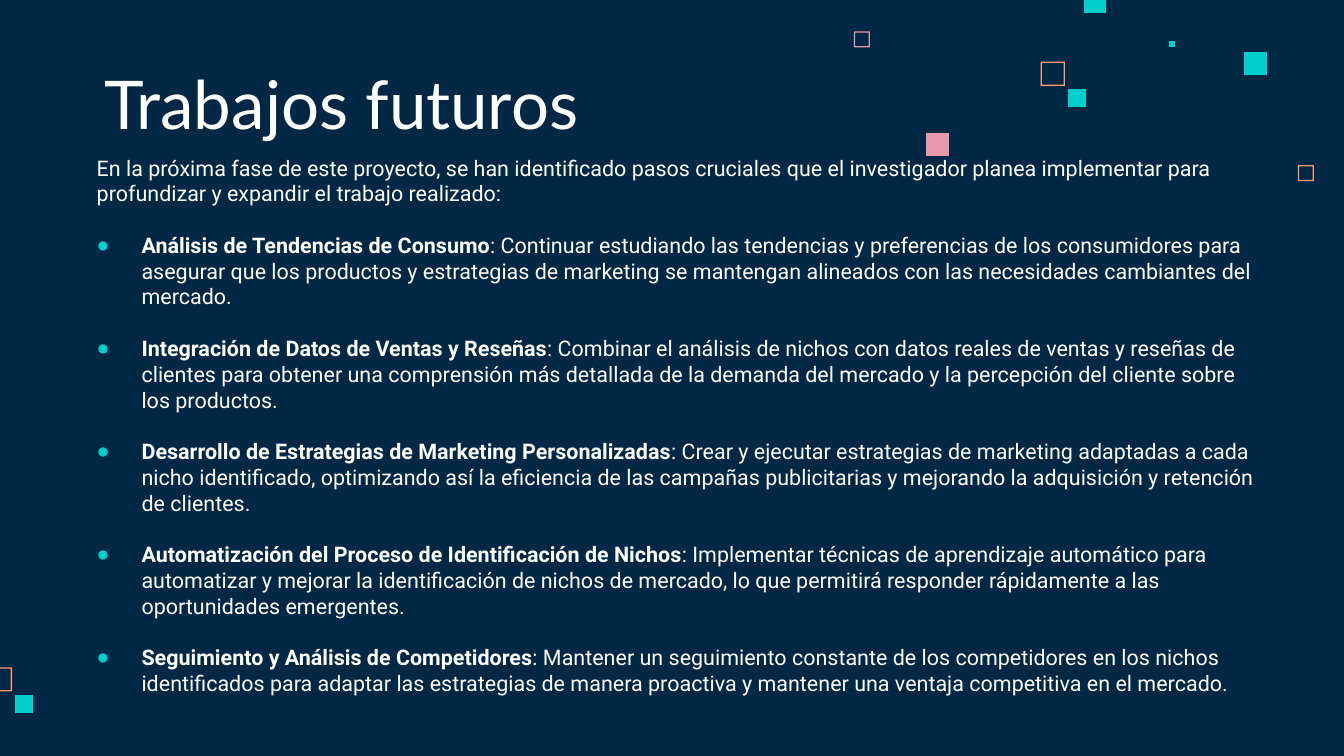
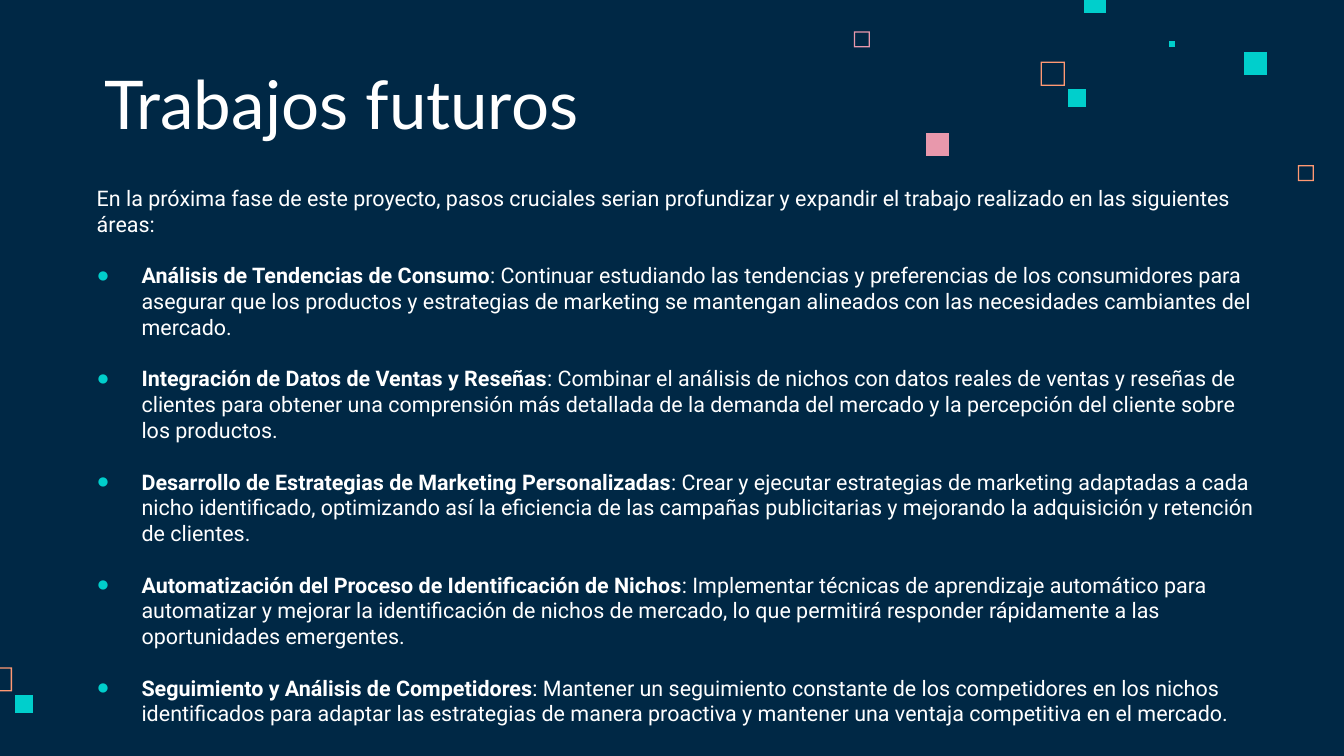
Before and after one commit to ChrissValdez/Proyecto_Integrador, a slide deck: slide 31 of Proyecto_integrador.pptx. Drawn at 1344x756 pixels with LibreOffice and Linux fonts; fonts in the diff are those of the drawing. Boxes give left, top, right and bottom in pixels: in the first picture for what was removed or moved away, otherwise in the second. Text is boxed around its words. In the diff, an @@ line names an element or a change of style, - is before the commit and + after.

```diff
--- a/Proyecto_integrador.pptx
+++ b/Proyecto_integrador.pptx
@@ text "En la próxima fase de ...": place and size @@
-text "En la próxima fase de ..." at (97, 159, 1253, 696)
+text "En la próxima fase de ..." at (97, 189, 1253, 726)
@@ text at (97, 189, 1229, 233): text changed @@
-En la próxima fase de este proyecto, se han identificado pasos cruciales que el investigador planea implementar para profundizar y expandir el trabajo realizado:
+En la próxima fase de este proyecto, pasos cruciales serian profundizar y expandir el trabajo realizado en las siguientes áreas:
```
Also in this commit, not shown: 8 other slides changed.
